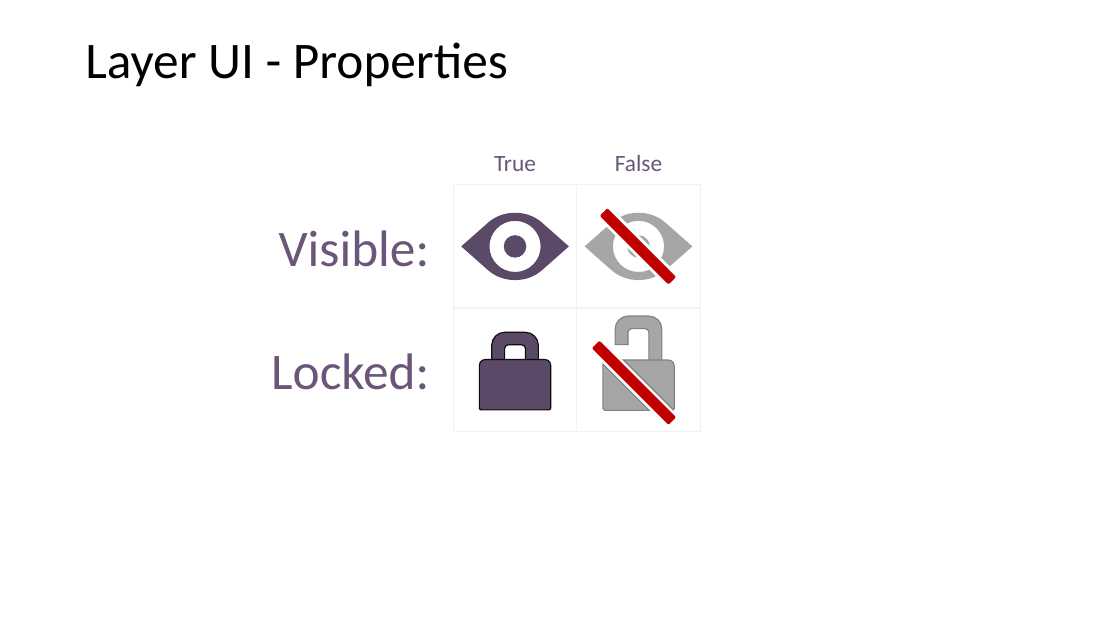
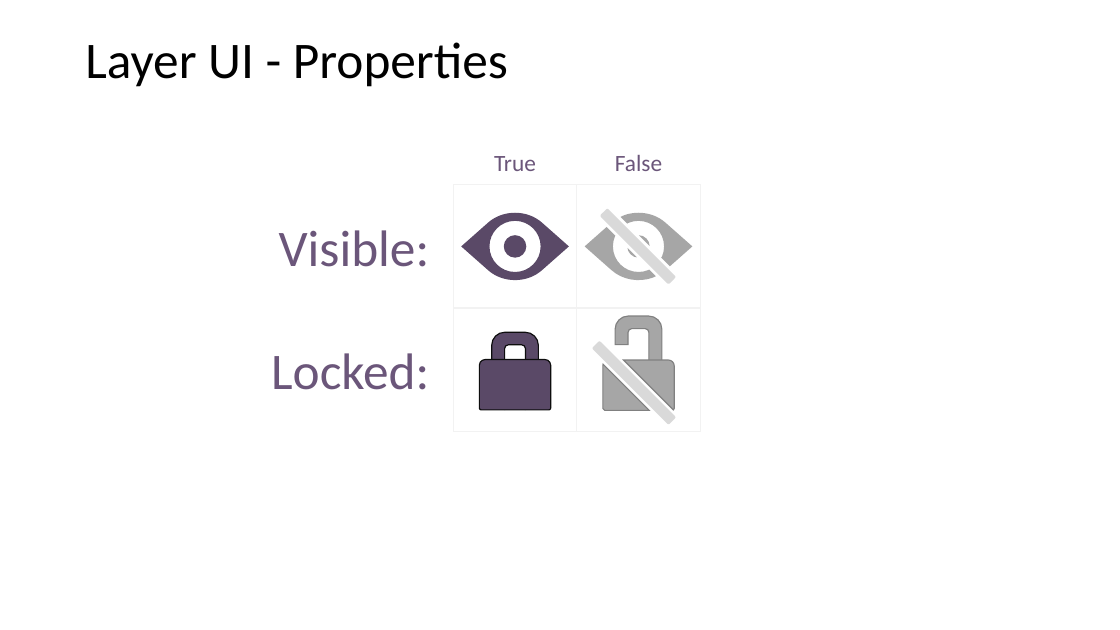
Before and after one commit to MillerMark/CodeRushed-1, a slide deck: slide 17 of Design Notes/Game 1 - Vector Artwork.pptx. Drawn at 1120x630 pixels with LibreOffice and Linux fonts; fonts in the diff are those of the drawing. Boxes give left, top, right and bottom in pixels: in the first picture for what was removed or moved away, otherwise in the second. Text is boxed around its words. In the diff, an @@ line names an element or a change of style, - is before the commit and + after.

```diff
--- a/Design Notes/Game 1 - Vector Artwork.pptx
+++ b/Design Notes/Game 1 - Vector Artwork.pptx
@@ rounded rectangle at bbox=[600, 208, 676, 285]: fill #C00000 to #D9D9D9 @@
@@ rounded rectangle at bbox=[592, 341, 676, 425]: fill #C00000 to #D9D9D9 @@
```
Also in this commit, not shown: 3 other slides changed, 6 other files.
